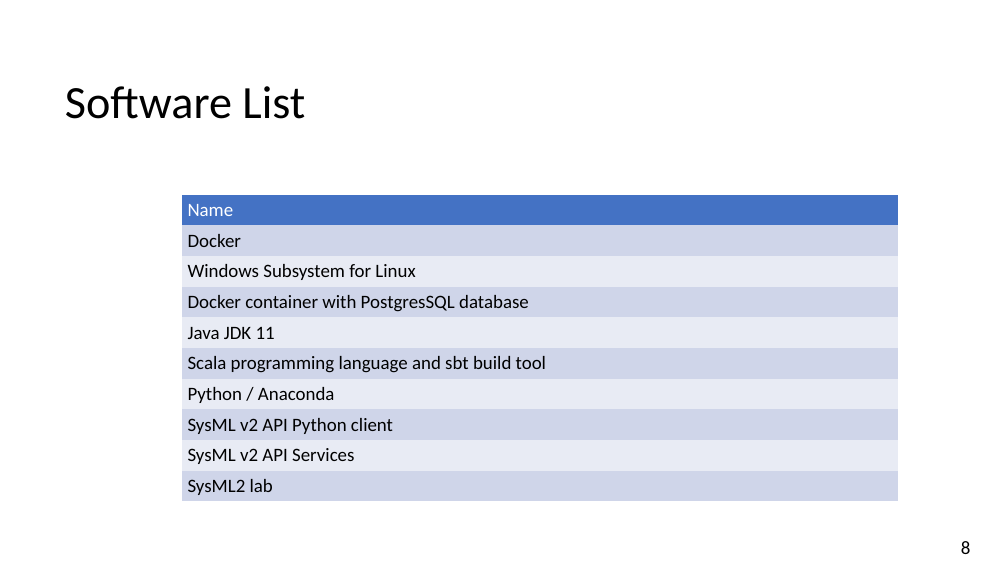
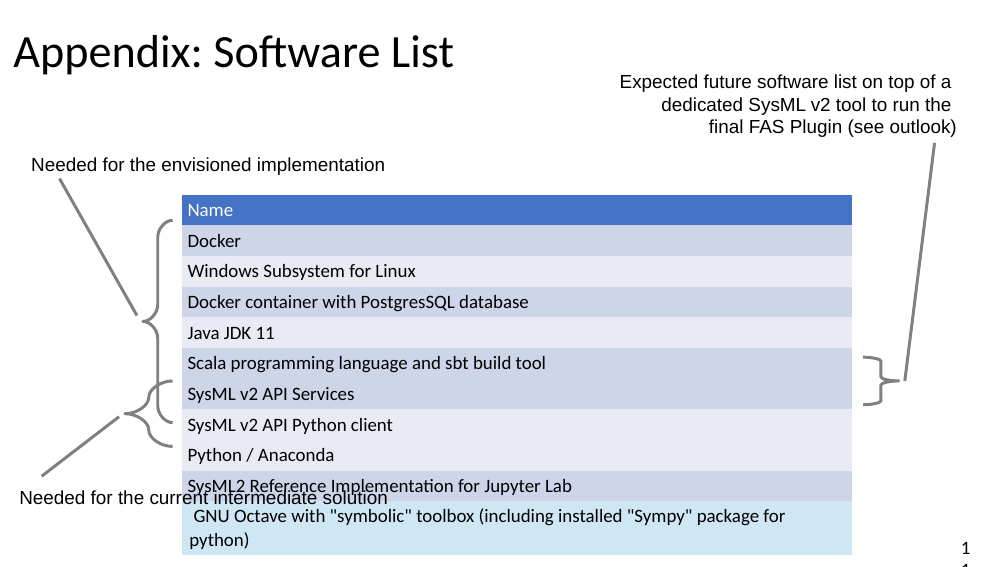
Before and after one commit to GfSE/fas4sysmlv2, a slide deck: slide 11 of doc/tech-docs/sysmlv2-pilot/fas4sysmlv2.odp (slide 8 before the commit). Drawn at 1008x567 pixels with LibreOffice and Linux fonts; fonts in the diff are those of the drawing. Boxes give left, top, right and bottom in pixels: in the first picture for what was removed or moved away, otherwise in the second. Text is boxed around its words. In the diff, an @@ line names an element or a change of style, - is before the commit and + after.

```diff
--- a/doc/tech-docs/sysmlv2-pilot/fas4sysmlv2.odp
+++ b/doc/tech-docs/sysmlv2-pilot/fas4sysmlv2.odp
@@ title at (13,35,454,75): text changed @@
-Software List
+Appendix: Software List
@@ text added at (620,74,957,137), 18 pt, text #000000 @@
+Expected future software list on top of a
+dedicated SysML v2 tool to run the
+final FAS Plugin (see outlook)
@@ line added from (935, 143) to (905, 381), #808080 2.83 pt @@
@@ text added at (31,157,385,175), 18 pt, text #000000 @@
+Needed for the envisioned implementation
@@ line added from (60, 178) to (137, 315), #808080 2.83 pt @@
@@ table at (182,194,852,553) @@
+row 7: SysML v2 API Services
+row 8: SysML v2 API Python client
-row 8: SysML v2 API Python client
-row 9: SysML v2 API Services
-row 10: SysML2 lab
+row 10: SysML2 Reference Implementation for Jupyter Lab
+row 11: GNU Octave with "symbolic" toolbox (including installed "Sympy" package for python)
@@ table: place and size @@
-table at (182,194,898,499)
+table at (182,194,852,553)
@@ freeform shape added at (143,220,172,423), outline #808080 2.83 pt @@
@@ freeform shape added at (864,357,899,405), outline #808080 2.83 pt @@
@@ freeform shape added at (125,381,172,447), outline #808080 2.83 pt @@
@@ line added from (42, 476) to (119, 417), #808080 2.83 pt @@
@@ text added at (19,490,388,509), 18 pt, text #000000 @@
+Needed for the current intermediate solution
@@ page number at (961,541,971,554): text changed @@
-8
+11
```
Also in this commit, not shown: 3 other slides changed, 2 slides added, 1 other file.
